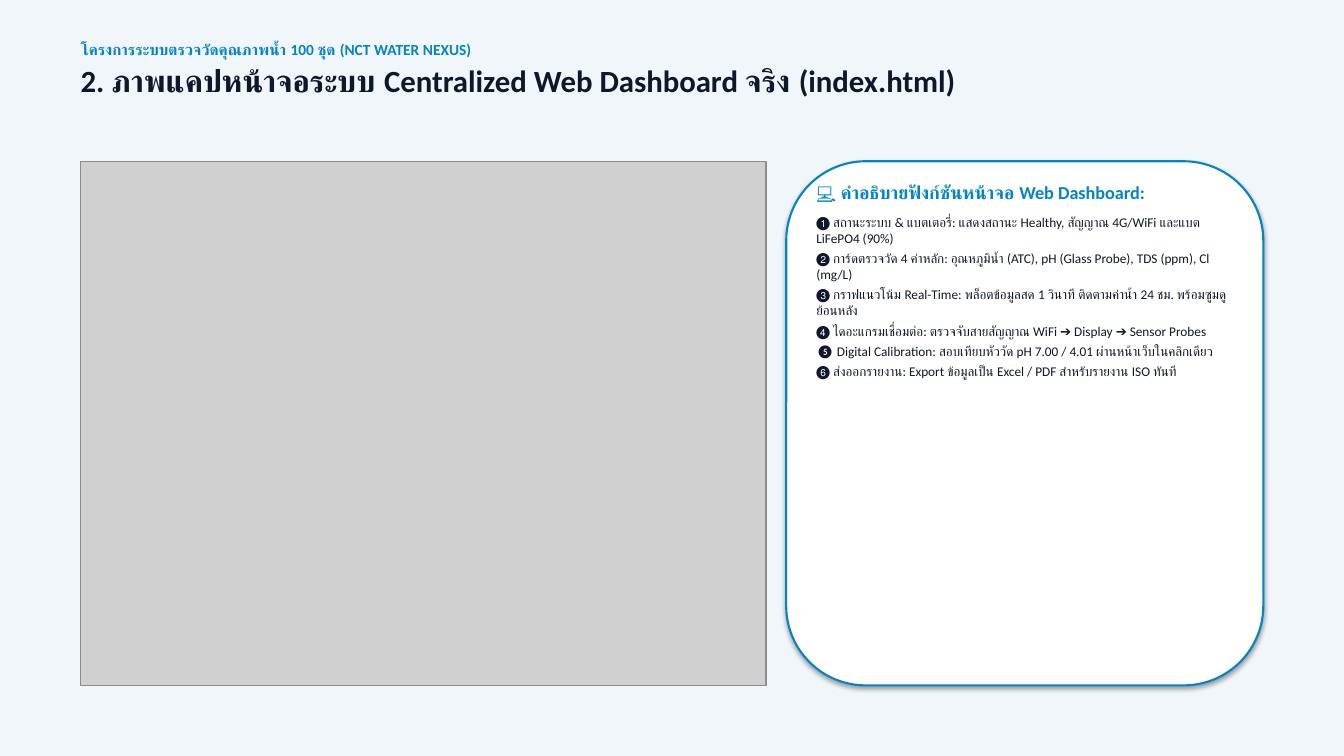
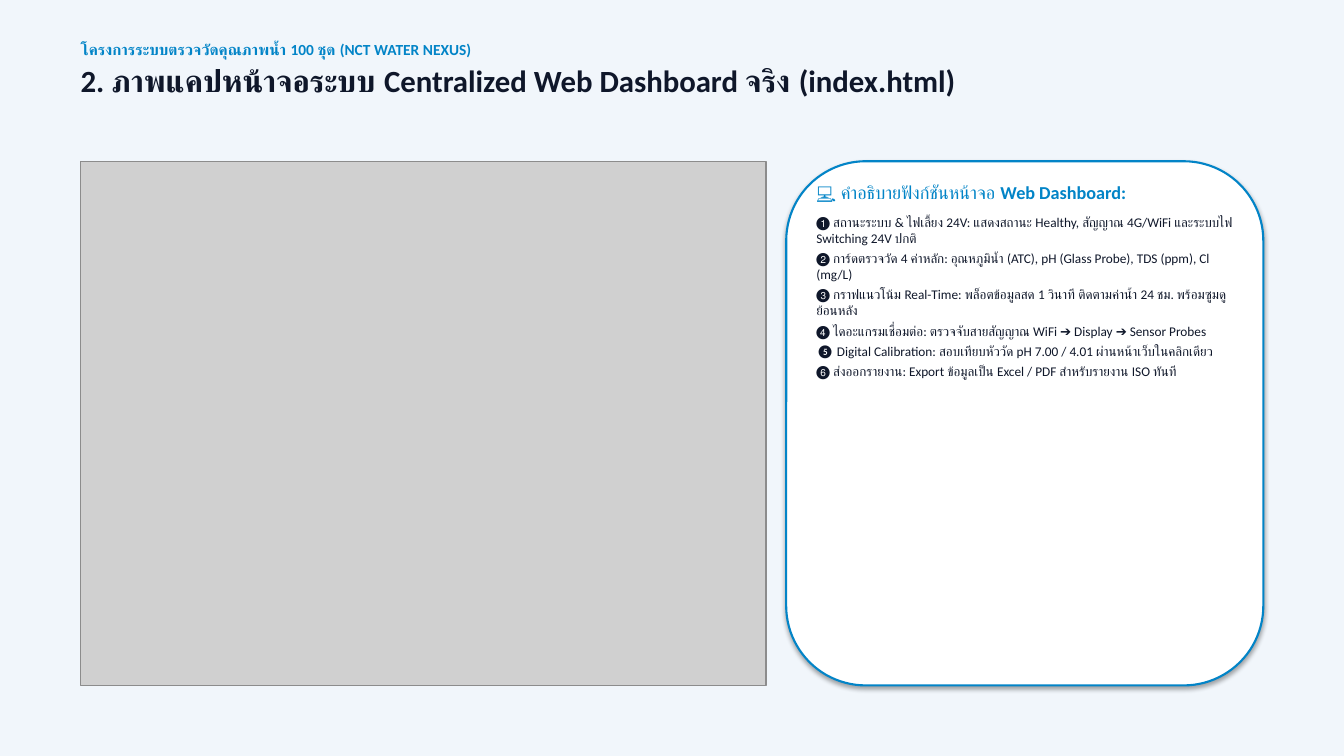
Before and after one commit to WoobWarb/nct-water-nexus, a slide deck: slide 3 of NCT_Water_Nexus_Report_and_Pricing.pptx. Drawn at 1344x756 pixels with LibreOffice and Linux fonts; fonts in the diff are those of the drawing; grey boxes stand for pictures. Boxes give left, top, right and bottom in pixels: in the first picture for what was removed or moved away, otherwise in the second. Text is boxed around its words. In the diff, an @@ line names an element or a change of style, - is before the commit and + after.

```diff
--- a/NCT_Water_Nexus_Report_and_Pricing.pptx
+++ b/NCT_Water_Nexus_Report_and_Pricing.pptx
@@ text at <box>816,217,1232,246</box>: text changed @@
-❶ สถานะระบบ & แบตเตอรี่: แสดงสถานะ Healthy, สัญญาณ 4G/WiFi และแบต LiFePO4 (90%)
+❶ สถานะระบบ & ไฟเลี้ยง 24V: แสดงสถานะ Healthy, สัญญาณ 4G/WiFi และระบบไฟ Switching 24V ปกติ
```
Also in this commit, not shown: 1 other slide changed, 17 other files.
